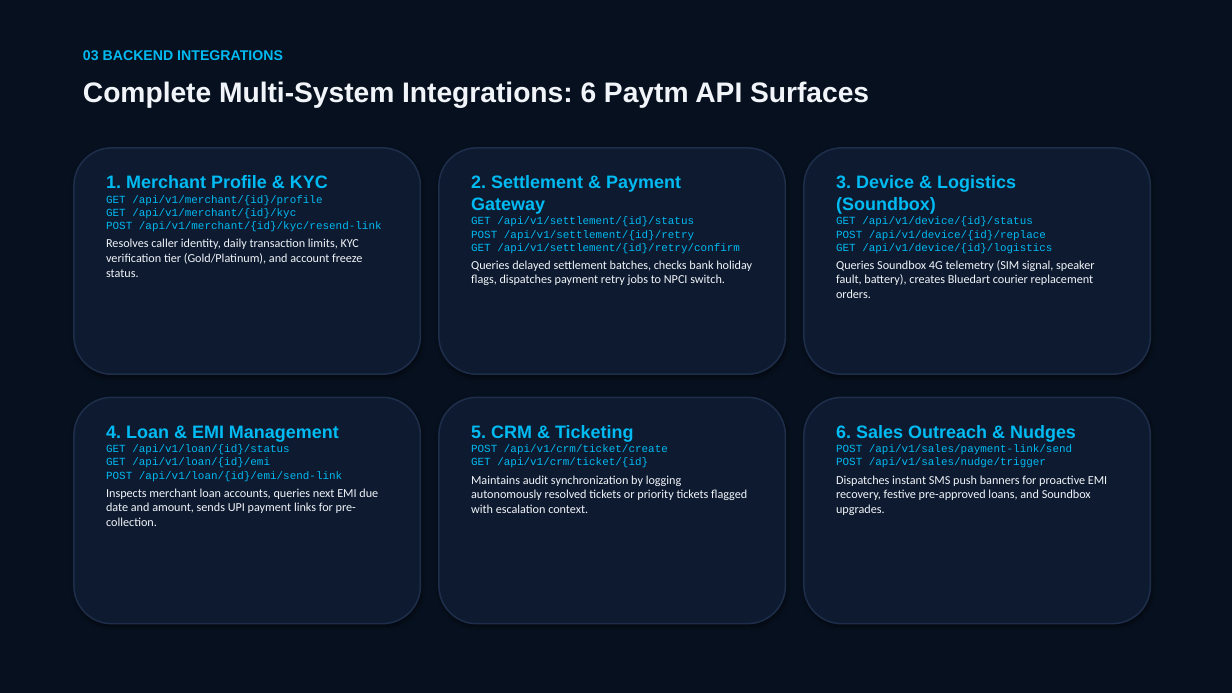
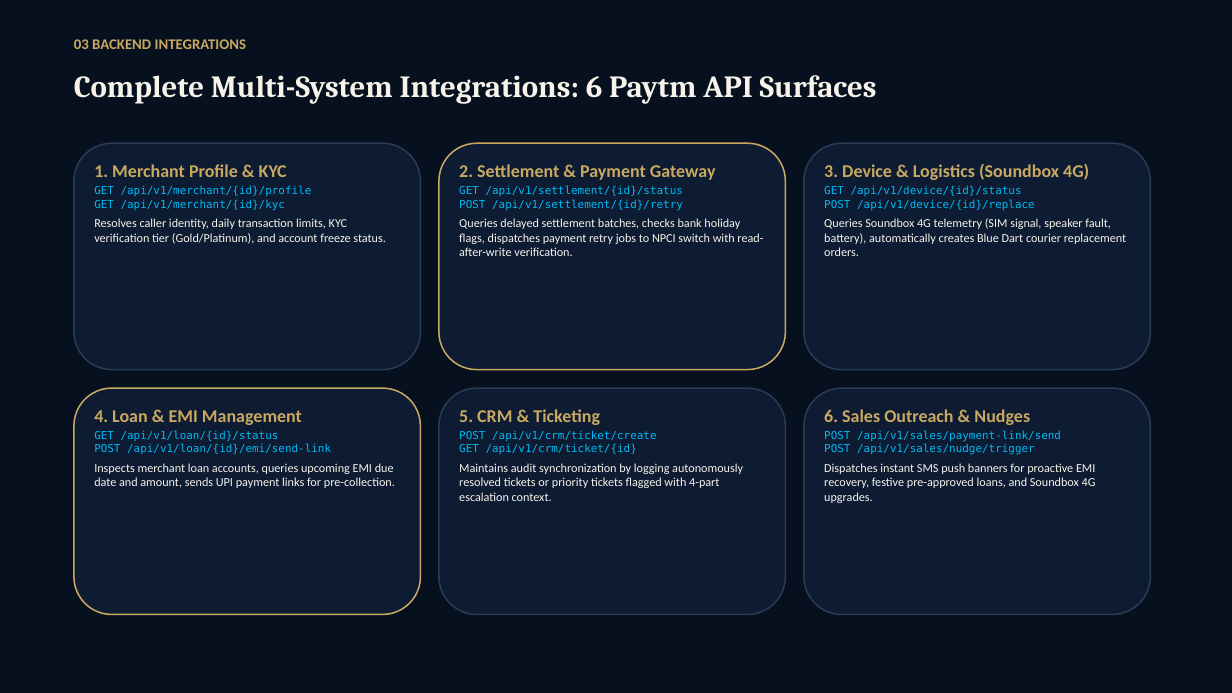
Before and after one commit to Tenali-Radhika/sahayak, a slide deck: slide 4 of Sahayak_Final_Evaluation_Prototype.pptx. Drawn at 1232x693 pixels with LibreOffice and Linux fonts; fonts in the diff are those of the drawing; background and template pictures are left out; a plain dark background stands for a picture behind light text. Boxes give left, top, right and bottom in pixels: in the first picture for what was removed or moved away, otherwise in the second. Text is boxed around its words. In the diff, an @@ line names an element or a change of style, - is before the commit and + after.

Commit message:
Polish prototype UI and evaluation deck
Refresh the presentation with the SahayakLuxe theme and improve the prototype’s scenario navigation, voice controls, execution progress, safety-gate states, and simulated-action disclosures. Regenerate the audit ledger for the latest demo run.

```diff
--- a/Sahayak_Final_Evaluation_Prototype.pptx
+++ b/Sahayak_Final_Evaluation_Prototype.pptx
@@ background #FFFFFF to picture (left out) @@
@@ rectangle at [0,0,1232,693]: fill #07101E to #06101F; shadow off @@
@@ text "03 BACKEND INTEGRATIONS": place and size @@
-text "03 BACKEND INTEGRATIONS" at [83,50,283,60]
+text "03 BACKEND INTEGRATIONS" at [74,39,247,49]
@@ text "03 BACKEND INTEGRATIONS" at [74,39,247,49]: size 11 to 11.5 pt, font Arial to Calibri, text colour #00BAF2 to #C9A961 @@
@@ text "Complete Multi-System Integrations: 6 Paytm ..." at [74,75,877,104]: size 22 to 24 pt, font Arial to Cambria, text colour #F1F5F9 to #F7F3EA @@
@@ rounded rectangle at [439,143,786,370]: fill #0E1A30 to #0D1B33; outline #1E2E4A 1.2 pt to #C9A961 1.2 pt; shadow off @@
@@ 3 rounded rectangles: place and size @@
-3 rounded rectangles at [74,148,1151,374]
+3 rounded rectangles at [74,143,1151,370]
@@ text at [94,164,386,244]: font Arial to Calibri, text colour #00BAF2 to #C9A961 in "1. Merchant Profile & KYC"; text colour #F1F5F9 to #F7F3EA in "Resolves caller identity, daily transaction limits, KYC ..."; more space between paragraphs @@
@@ text at [459,164,716,180]: font Arial to Calibri, text colour #00BAF2 to #C9A961 in "2. Settlement & Payment Gateway" @@
@@ text at [824,164,1126,256]: text changed; text colour #00BAF2 to #F7F3EA @@
-3. Device & Logistics (Soundbox)
-GET /api/v1/device/{id}/status
-POST /api/v1/device/{id}/replace
-GET /api/v1/device/{id}/logistics
-Queries Soundbox 4G telemetry (SIM signal, speaker fault, battery), creates Bluedart courier replacement orders.
+3. Device & Logistics (Soundbox 4G)
+GET /api/v1/device/{id}/status
+POST /api/v1/device/{id}/replace
+Queries Soundbox 4G telemetry (SIM signal, speaker fault, battery), automatically creates Blue Dart courier replacement orders.
@@ text at [94,186,312,211]: text changed; font Courier New to DejaVu Sans Mono @@
-GET /api/v1/merchant/{id}/profile
-GET /api/v1/merchant/{id}/kyc
-POST /api/v1/merchant/{id}/kyc/resend-link
+GET /api/v1/merchant/{id}/profile
+GET /api/v1/merchant/{id}/kyc
@@ text at [459,186,763,256]: text changed; size 8.5 to 9.5 pt; font Courier New to Calibri; text colour #00BAF2 to #F7F3EA @@
-GET /api/v1/settlement/{id}/status
-POST /api/v1/settlement/{id}/retry
-GET /api/v1/settlement/{id}/retry/confirm
-Queries delayed settlement batches, checks bank holiday flags, dispatches payment retry jobs to NPCI switch.
+GET /api/v1/settlement/{id}/status
+POST /api/v1/settlement/{id}/retry
+Queries delayed settlement batches, checks bank holiday flags, dispatches payment retry jobs to NPCI switch with read-after-write verification.
@@ rounded rectangle at [74,388,421,615]: fill #0E1A30 to #0D1B33; outline #1E2E4A 1.2 pt to #C9A961 1.2 pt; shadow off @@
@@ fill #0E1A30 to #0D1B33; outline #1E2E4A 1.2 pt to #2A3B54 1.2 pt; shadow off in 4 elements at [74,143,421,370], [804,143,1151,370], [439,388,786,615], [804,388,1151,615] @@
@@ 3 rounded rectangles: place and size @@
-3 rounded rectangles at [74,397,1151,624]
+3 rounded rectangles at [74,388,1151,615]
@@ text at [94,410,302,425]: font Arial to Calibri, text colour #00BAF2 to #C9A961 in "4. Loan & EMI Management" @@
@@ text "4. Loan & EMI Management": place and size @@
-text "4. Loan & EMI Management" at [106,425,378,526]
+text "4. Loan & EMI Management" at [94,410,395,488]
@@ text at [459,409,656,454]: font Arial to Calibri, text colour #00BAF2 to #C9A961 in "5. CRM & Ticketing"; font Courier New to DejaVu Sans Mono in "POST /api/v1/crm/ticket/create GET /api/v1/crm/ticket/{id}"; more space between paragraphs @@
@@ text "5. CRM & Ticketing": place and size @@
-text "5. CRM & Ticketing" at [471,425,747,513]
+text "5. CRM & Ticketing" at [459,409,743,501]
@@ text at [824,409,1061,455]: font Arial to Calibri, text colour #00BAF2 to #C9A961 in "6. Sales Outreach & Nudges"; font Courier New to DejaVu Sans Mono in "POST /api/v1/sales/payment-link/send POST /api/v1/sales/nudg ..."; more space between paragraphs @@
@@ text "6. Sales Outreach & Nudges": place and size @@
-text "6. Sales Outreach & Nudges" at [836,425,1107,515]
+text "6. Sales Outreach & Nudges" at [824,409,1096,503]
@@ text at [94,431,395,488]: text changed; text colour #F1F5F9 to #F7F3EA @@
-GET /api/v1/loan/{id}/status
-GET /api/v1/loan/{id}/emi
-POST /api/v1/loan/{id}/emi/send-link
-Inspects merchant loan accounts, queries next EMI due date and amount, sends UPI payment links for pre-collection.
+GET /api/v1/loan/{id}/status
+POST /api/v1/loan/{id}/emi/send-link
+Inspects merchant loan accounts, queries upcoming EMI due date and amount, sends UPI payment links for pre-collection.
@@ text at [459,463,743,501]: text changed; text colour #F1F5F9 to #F7F3EA @@
-Maintains audit synchronization by logging autonomously resolved tickets or priority tickets flagged with escalation context.
+Maintains audit synchronization by logging autonomously resolved tickets or priority tickets flagged with 4-part escalation context.
@@ text at [824,463,1096,503]: text changed; text colour #F1F5F9 to #F7F3EA @@
-Dispatches instant SMS push banners for proactive EMI recovery, festive pre-approved loans, and Soundbox upgrades.
+Dispatches instant SMS push banners for proactive EMI recovery, festive pre-approved loans, and Soundbox 4G upgrades.
```
Also in this commit, not shown: 7 other slides changed, 3 other files.
